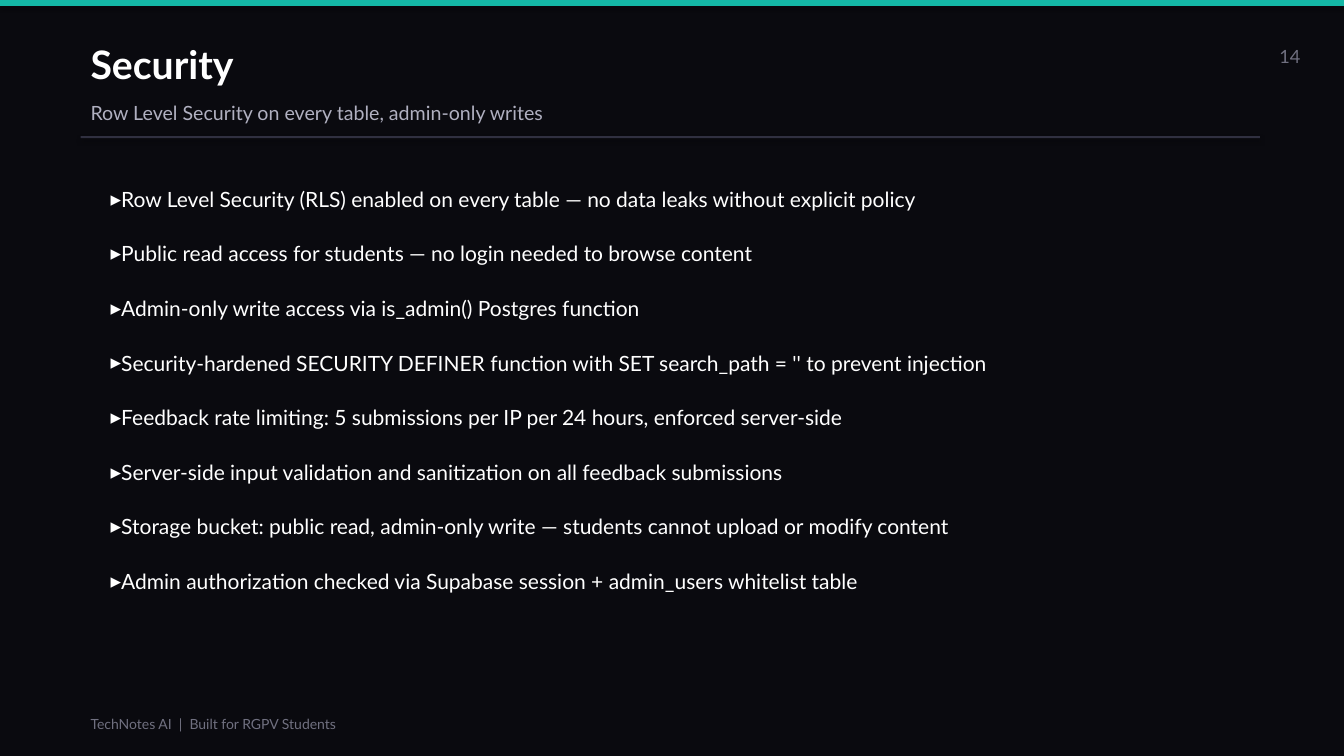
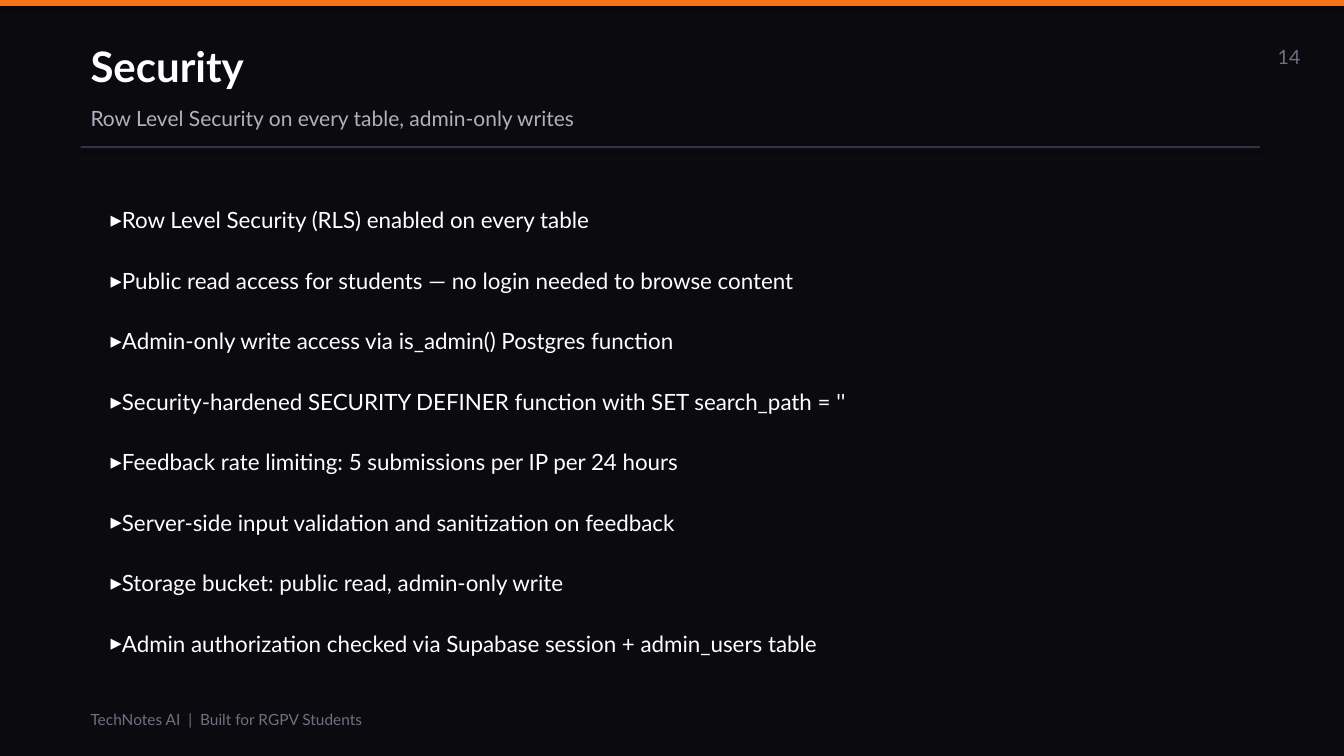
Before and after one commit to Dhruvtiwari059/tecgnotes, a slide deck: slide 14 of TechNotes_AI_Presentation.pptx. Drawn at 1344x756 pixels with LibreOffice and Linux fonts; fonts in the diff are those of the drawing. Boxes give left, top, right and bottom in pixels: in the first picture for what was removed or moved away, otherwise in the second. Text is boxed around its words. In the diff, an @@ line names an element or a change of style, - is before the commit and + after.

```diff
--- a/TechNotes_AI_Presentation.pptx
+++ b/TechNotes_AI_Presentation.pptx
@@ rectangle at <box>0,0,1344,6</box>: fill #14B8A6 to #F97316 @@
@@ text "Security" at <box>91,51,244,89</box>: size 28 to 30 pt @@
@@ text "14" at <box>1278,50,1301,64</box>: size 13 to 14 pt @@
@@ text "Row Level Security on every ..." at <box>91,110,574,130</box>: size 14 to 15 pt @@
@@ rectangle: place and size @@
-rectangle at <box>81,136,1260,138</box>
+rectangle at <box>81,146,1260,148</box>
@@ rectangle at <box>81,146,1260,148</box>: fill #303040 to #333344 @@
@@ text "Row Level Security (RLS) enabled ...": place and size @@
-text "Row Level Security (RLS) enabled ..." at <box>121,191,986,593</box>
+text "Row Level Security (RLS) enabled ..." at <box>122,211,817,656</box>
@@ text at <box>122,211,589,232</box>: text changed; size 15 to 16 pt @@
-▸ Row Level Security (RLS) enabled on every table — no data leaks without explicit policy
+▸ Row Level Security (RLS) enabled on every table
@@ text at <box>122,272,793,353</box>: size 15 to 16 pt in "Public read access for students — no ...", "Admin-only write access via is_admin() Postgres function"; more space between paragraphs @@
@@ text at <box>122,393,817,656</box>: text changed; size 15 to 16 pt @@
-▸ Security-hardened SECURITY DEFINER function with SET search_path = '' to prevent injection
-▸ Feedback rate limiting: 5 submissions per IP per 24 hours, enforced server-side
-▸ Server-side input validation and sanitization on all feedback submissions
-▸ Storage bucket: public read, admin-only write — students cannot upload or modify content
-▸ Admin authorization checked via Supabase session + admin_users whitelist table
+▸ Security-hardened SECURITY DEFINER function with SET search_path = ''
+▸ Feedback rate limiting: 5 submissions per IP per 24 hours
+▸ Server-side input validation and sanitization on feedback
+▸ Storage bucket: public read, admin-only write
+▸ Admin authorization checked via Supabase session + admin_users table
@@ text "TechNotes AI | Built for ..." at <box>91,714,362,725</box>: size 10 to 11 pt @@
```
Also in this commit, not shown: 16 other slides changed, 1 slide added, 1 slide removed, 1 other file.
